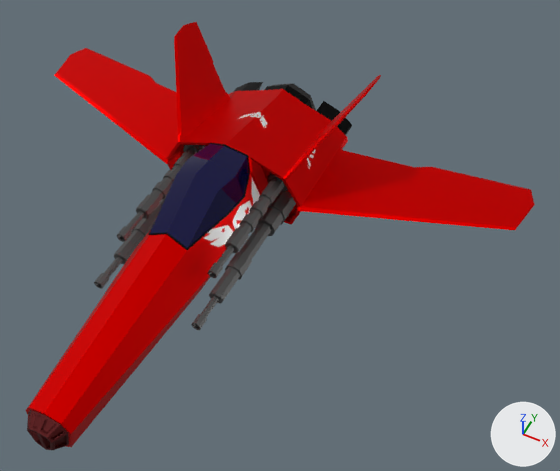
The FBX model Battle Star Arena/Assets/FBX/Spacecrafts/Avenger I.fbx, before and after one commit.
Before and after are seen from a 50 mm camera at (8.96, -11.63, 16.72) aimed at (2.43, 1.43, 0.4). Every picture has the same lights, and +X, +Y and +Z are marked at lower right. Where no turn or scale is listed for an object, it has been applied to the vertices.

The older version as bpy lines, for what is in view:
```python
ob_canopy = bpy.data.objects.new('Canopy', me_cylinder_003)
ob_canopy.location = (0.0, 1.56, 1.14)
ob_main_cannon = bpy.data.objects.new('Main Cannon', me_cylinder_002)
ob_main_cannon.location = (0.0, 3.75, 0.49)
ob_powerful_cannon = bpy.data.objects.new('Powerful cannon', me_cylinder_001)
ob_powerful_cannon.location = (0.0, 3.51, -0.36)
ob_shipbody = bpy.data.objects.new('ShipBody', me_cylinder_004)
ob_shipbody.location = (0.0, 4.7, 0.0)
```
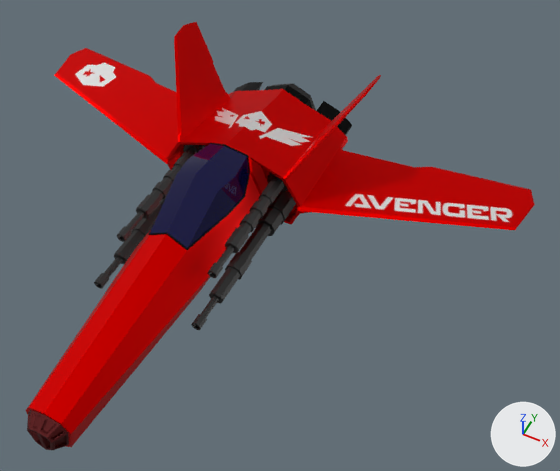
Diff of the bpy script that builds the scene:
```diff
--- a/Battle Star Arena/Assets/FBX/Spacecrafts/Avenger I.fbx.py
+++ b/Battle Star Arena/Assets/FBX/Spacecrafts/Avenger I.fbx.py
@@ mat_power_cannon @@
 mat_power_cannon = principled_material('Power Cannon')
-mat_power_cannon.base_color = (0.136, 0.136, 0.136)  # dark grey #676767
+mat_power_cannon.base_color = (0.063, 0.063, 0.063)  # dark grey #474747
 mat_power_cannon.metallic = 0.906
@@ mat_main_cannon @@
 mat_main_cannon = principled_material('Main Cannon')
-mat_main_cannon.base_color = (0.136, 0.136, 0.136)  # dark grey #676767
+mat_main_cannon.base_color = (0.071, 0.071, 0.071)  # dark grey #4b4b4b
 mat_main_cannon.metallic = 1.0
@@ me_cylinder_004 @@
 # used by ob_shipbody; location = (0.0, 4.7, 0.0)
-me_cylinder_004.from_pydata(...)  # 537 vertices, 524 faces; spans x -8.5..8.5, y -11.1..2.7, z -1.2..2.9
+me_cylinder_004.from_pydata(...)  # 561 vertices, 546 faces; spans x -8.5..8.5, y -11.1..2.7, z -1.7..2.9
+# me_cylinder_004 part 1: 522 kept faces spanning x -8.5..8.5, y -11.1..2.7, z -1.2..2.9 get new texture (UV) coordinates
 me_cylinder_004.materials.append(mat_ship_main)
```

Where the change shows, as pixel boxes (x1, y1, x2, y2) in the pictures (560 x 471 px):
'Powerful cannon', recoloured: (94, 191, 296, 330) in both
'Main Cannon', recoloured: (117, 145, 288, 278) in both
part 1 of me_cylinder_004, surface changed: (72, 59, 516, 278) in both
